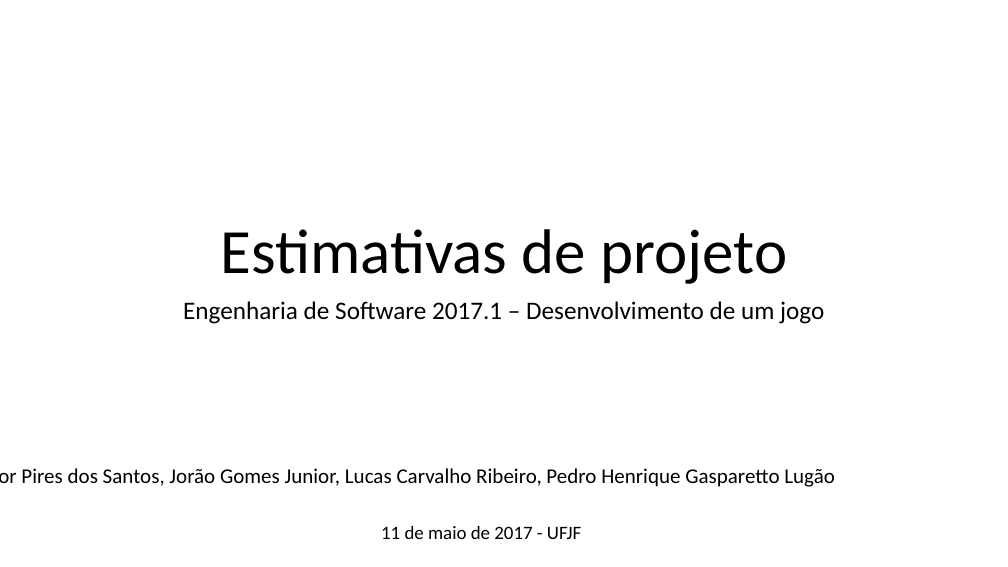
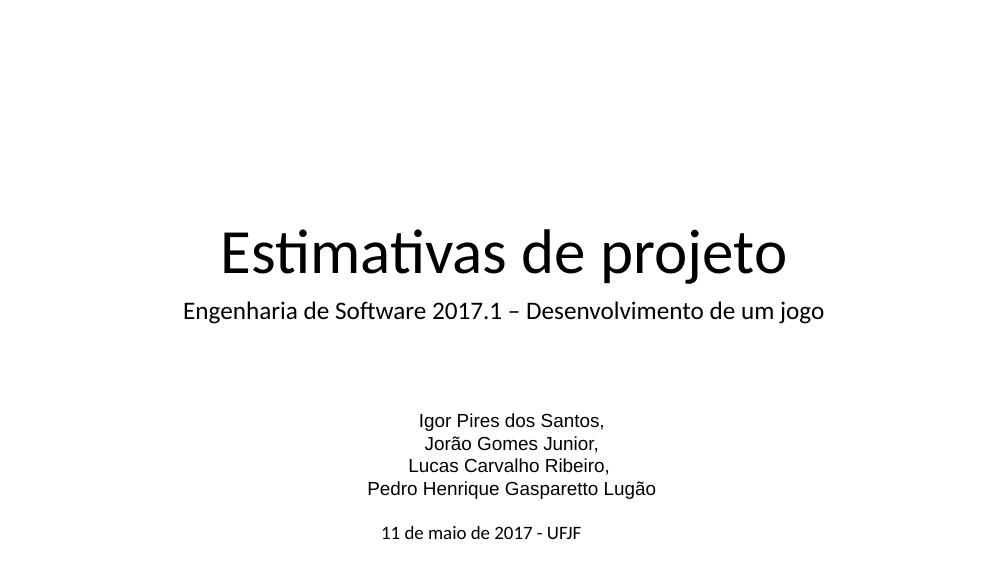
Before and after one commit to pedrolugao/EngSoft-2017.1-UFJF, a slide deck: slide 1 of Diagramas UML/Estimativas.pptx. Drawn at 1008x567 pixels with LibreOffice and Linux fonts; fonts in the diff are those of the drawing. Boxes give left, top, right and bottom in pixels: in the first picture for what was removed or moved away, otherwise in the second. Text is boxed around its words. In the diff, an @@ line names an element or a change of style, - is before the commit and + after.

```diff
--- a/Diagramas UML/Estimativas.pptx
+++ b/Diagramas UML/Estimativas.pptx
@@ text at box(367, 413, 657, 499): text changed; size 20 to 18 pt; font Calibri to Arial @@
-Igor Pires dos Santos, Jorão Gomes Junior, Lucas Carvalho Ribeiro, Pedro Henrique Gasparetto Lugão
+Igor Pires dos Santos,
+Jorão Gomes Junior,
+Lucas Carvalho Ribeiro,
+Pedro Henrique Gasparetto Lugão
```
Also in this commit, not shown: 4 other slides changed, 2 other files.
